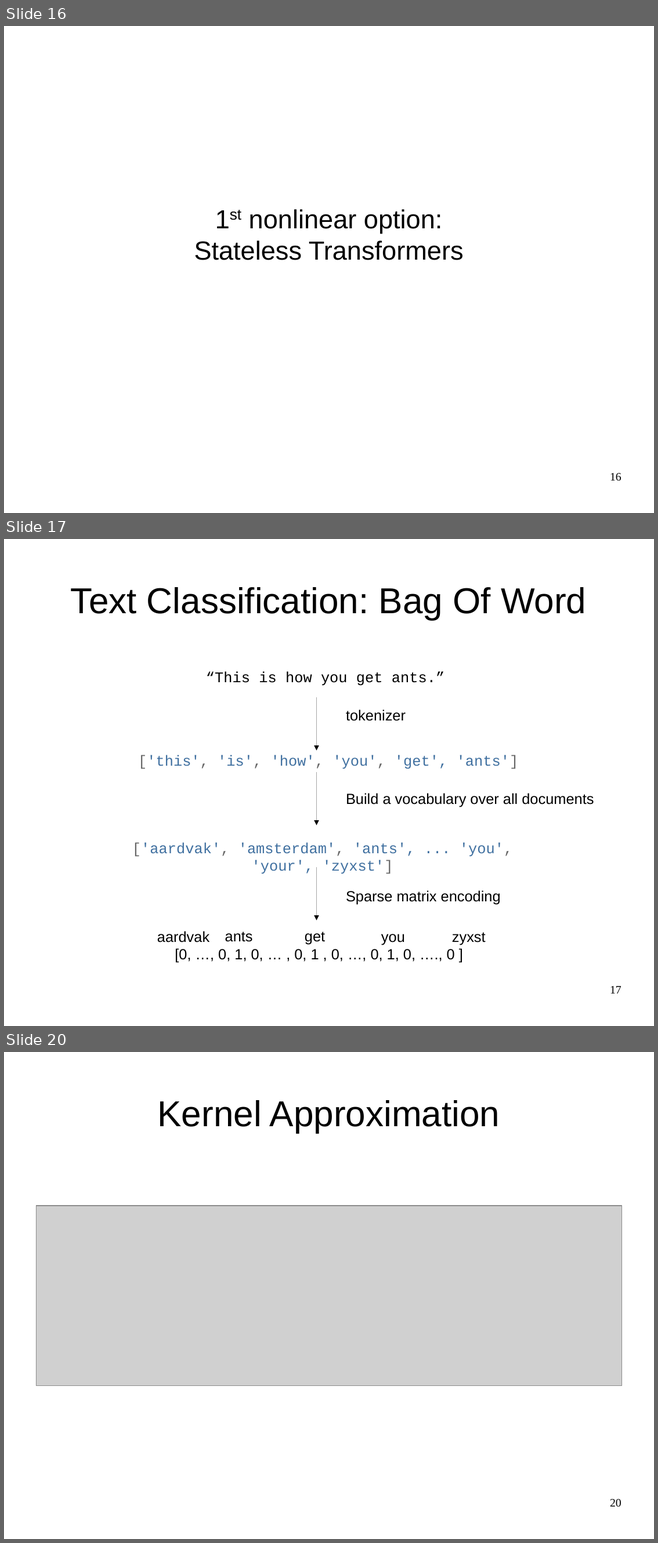
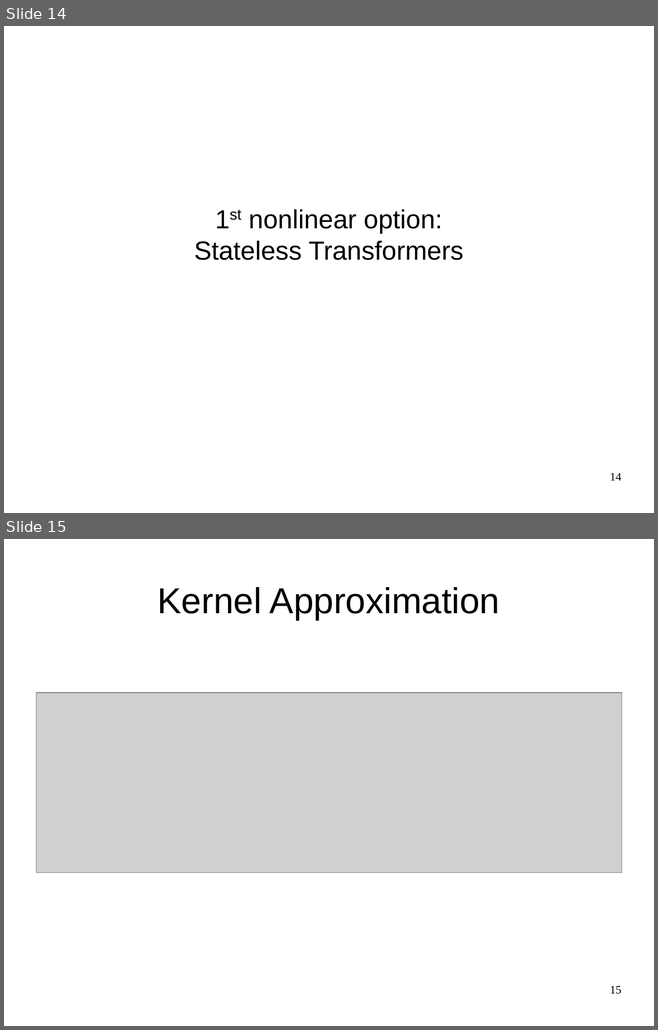
Before and after one commit to amueller/ml-workshop-4-of-4, a slide deck: slides/01-out-of-core-non-linear.odp. Shown one above the other, each under a label of ours: slides 16, 17 and 20 before the commit, slides 14 and 15 after it; the slides between them are not shown. The pictures are 658x1543 and 658x1030 pixels, drawn with LibreOffice and Linux fonts; fonts in the diff are those of the drawing; grey boxes stand for pictures. Boxes give left, top, right and bottom in pixels: in the first picture for what was removed or moved away, otherwise in the second. Text is boxed around its words. In the diff, an @@ line names an element or a change of style, - is before the commit and + after.

```diff
--- a/slides/01-out-of-core-non-linear.odp
+++ b/slides/01-out-of-core-non-linear.odp
@@ slide 17 removed at (x1=4, y1=539, x2=654, y2=1026), background #FFFFFF @@
@@ title removed at (x1=71, y1=587, x2=586, y2=620) @@
-Text Classification: Bag Of Word
@@ text removed at (x1=206, y1=672, x2=444, y2=686) @@
-“This is how you get ants.”
@@ arrow removed from (317, 697) to (317, 751) @@
@@ text removed at (x1=346, y1=710, x2=405, y2=721) @@
-tokenizer
@@ text removed at (x1=138, y1=755, x2=518, y2=769) @@
-['this', 'is', 'how', 'you', 'get', 'ants']
@@ arrow removed from (317, 772) to (317, 826) @@
@@ text removed at (x1=346, y1=793, x2=593, y2=808) @@
-Build a vocabulary over all documents
@@ text removed at (x1=132, y1=842, x2=512, y2=874) @@
-['aardvak', 'amsterdam', 'ants', ... 'you', 'your', 'zyxst']
@@ arrow removed from (317, 867) to (317, 921) @@
@@ text removed at (x1=346, y1=890, x2=500, y2=904) @@
-Sparse matrix encoding
@@ group removed at (x1=157, y1=931, x2=485, y2=963): 6 texts @@
-[0, …, 0, 1, 0, … , 0, 1 , 0, …, 0, 1, 0, …., 0 ]
-ants
-get
-you
-aardvak
-zyxst
@@ page number removed at (x1=610, y1=986, x2=621, y2=994) @@
-17
@@ what was slide 16 is now slide 14 @@
@@ page number at (x1=610, y1=473, x2=621, y2=481): text changed @@
-16
+14
@@ what was slide 20 is now slide 15 @@
@@ page number at (x1=610, y1=986, x2=621, y2=994): text changed @@
-20
+15
```
Also in this commit, not shown: 1 slide changed, 4 other slides removed, 1 other file.
